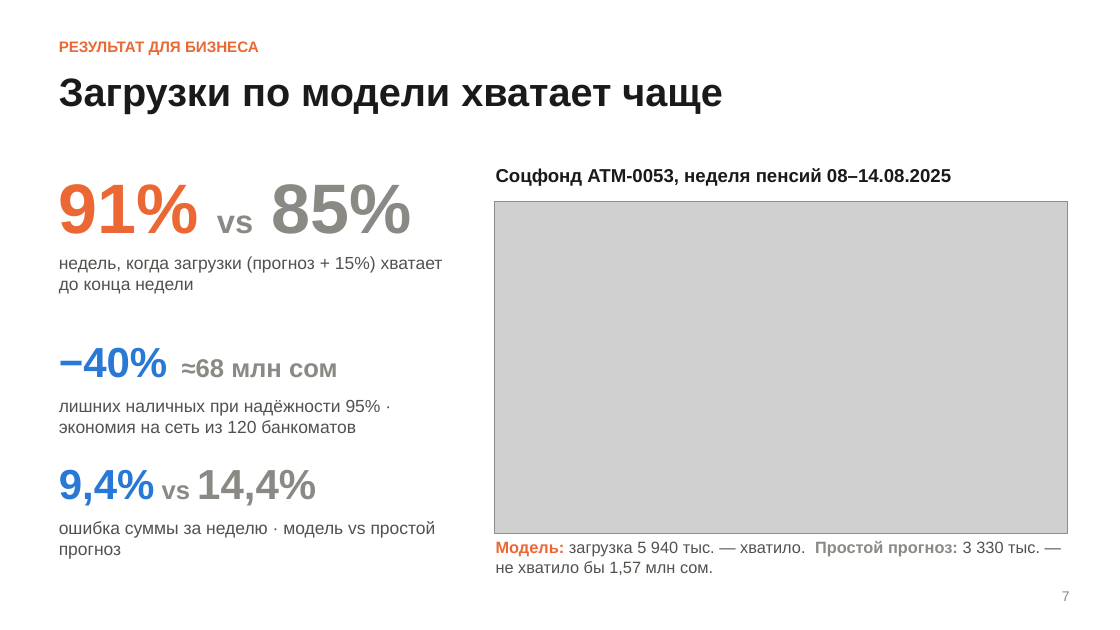
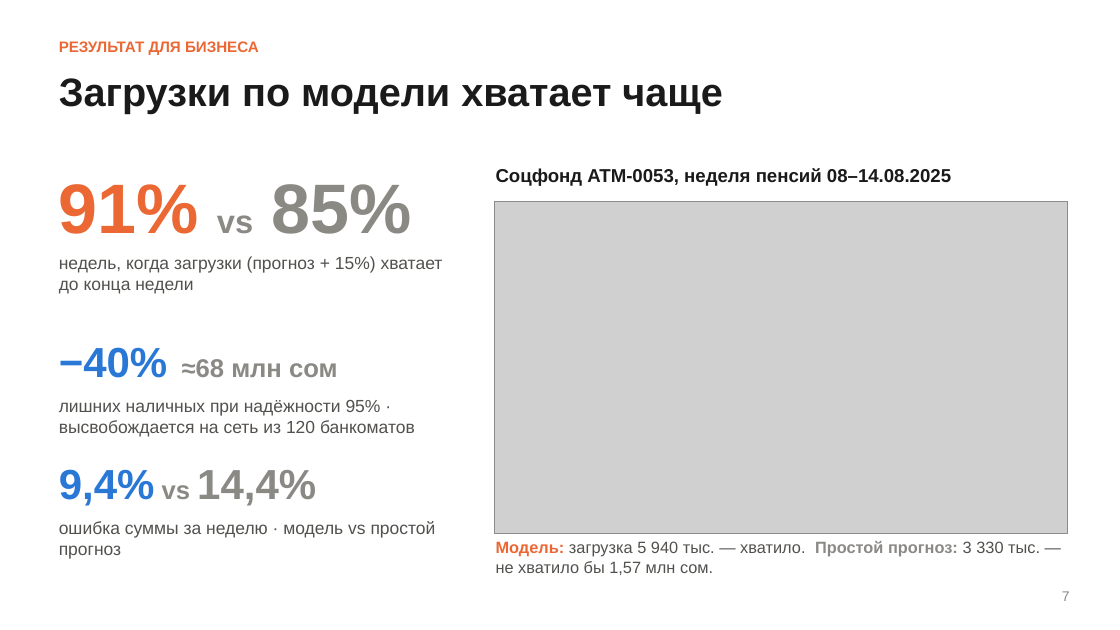
Before and after one commit to iskndrvv/atm-cash-forecast, a slide deck: slide 7 of reports/presentation.pptx. Drawn at 1120x630 pixels with LibreOffice and Linux fonts; fonts in the diff are those of the drawing; grey boxes stand for pictures. Boxes give left, top, right and bottom in pixels: in the first picture for what was removed or moved away, otherwise in the second. Text is boxed around its words. In the diff, an @@ line names an element or a change of style, - is before the commit and + after.

Commit message:
Presentation: 'released' instead of 'savings' on slide 7, appendix slides titled by topic

```diff
--- a/reports/presentation.pptx
+++ b/reports/presentation.pptx
@@ text at bbox=[59, 400, 415, 437]: text changed @@
-лишних наличных при надёжности 95% · экономия на сеть из 120 банкоматов
+лишних наличных при надёжности 95% · высвобождается на сеть из 120 банкоматов
```
Also in this commit, not shown: 2 other slides changed, 1 other file.
